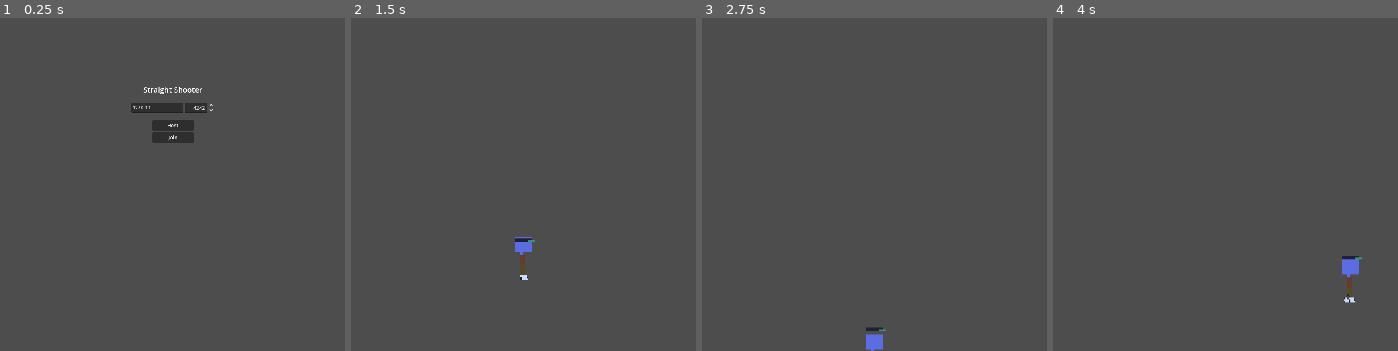
Above: before the commit, frames 1-4 (left to right).
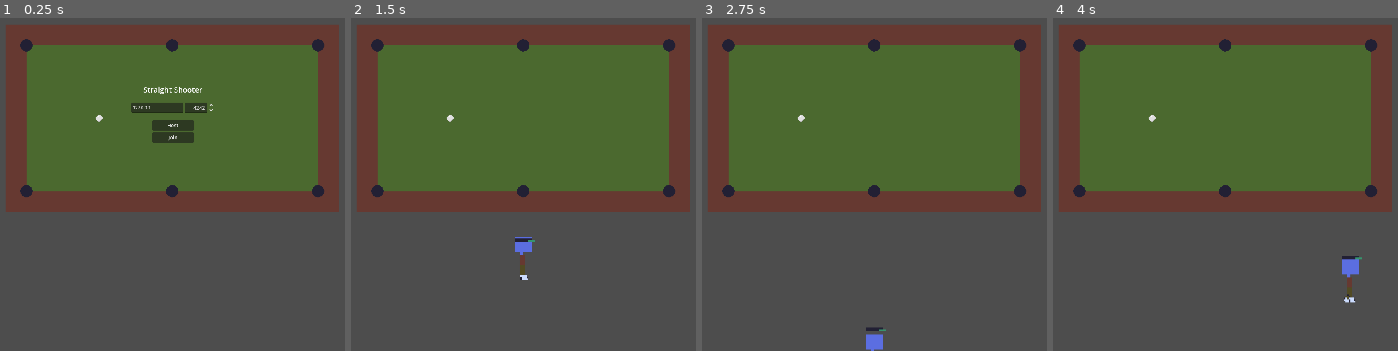
Above: after the commit, the same moments.

Repository: burtonwilliamt/straight-shooter
Game: Godot game, scene res://multiplayer_test.tscn
The game is run twice, just before and just after one commit, with the same random seed, the same clock (stepped at 60 frames per second) and the same inputs.
Inputs (mouse positions are in pixels of both pictures, inside the frame that each line leads up to):
- Up to frame 1 (0.25 s): no input
- Up to frame 2 (1.5 s): tap Enter at 0.5 s; move the mouse to (outside the picture) at 0.52 s; hold D (move_right) 0.53-1.25 s; hold Right mouse button (aim) 0.53-1.25 s; click "Host" at 1.25 s
- Up to frame 3 (2.75 s): tap Space at 2 s; move the mouse to (715, 147) at 2.02 s; hold S (move_down) from 2.03 s (still down); click (715, 147) at 2.1 s
- Up to frame 4 (4 s): move the mouse to (1304, 27) at 2.77 s; release S (move_down) at 2.78 s; hold D (move_right) 2.78-3.53 s; hold Right mouse button (aim) 2.78-3.53 s; move the mouse to (1187, 214) at 3.52 s; hold W (move_up) from 3.53 s (still down); click (1187, 214) at 3.6 s

The runs differ from the first frame. In frame 1, 53% of the frame differs, in the area x 1-99%, y 2-59%; in frame 2, 54%; in frame 3, 54%; in frame 4, 54%.

Commit message:
Pool table

Diff:
--- /dev/null
+++ b/ball.tscn
@@ -0,0 +1,14 @@
+[gd_scene load_steps=3 format=3 uid="uid://dnk0gpk7r1qe2"]
+
+[ext_resource type="Texture2D" uid="uid://cod210n6d2tex" path="res://assets/cue.png" id="1_x8fbi"]
+
+[sub_resource type="CircleShape2D" id="CircleShape2D_41u45"]
+radius = 8.0
+
+[node name="Ball" type="RigidBody2D"]
+
+[node name="CollisionShape2D" type="CollisionShape2D" parent="."]
+shape = SubResource("CircleShape2D_41u45")
+
+[node name="Sprite2D" type="Sprite2D" parent="."]
+texture = ExtResource("1_x8fbi")
--- /dev/null
+++ b/fender.gd
@@ -0,0 +1,7 @@
+@tool
+extends StaticBody2D
+
+@export var length: int = 100:
+    set(new):
+        length = new
+        %Shape.shape.height = new
--- /dev/null
+++ b/fender.tscn
@@ -0,0 +1,14 @@
+[gd_scene load_steps=3 format=3 uid="uid://d1fdpvkco0tl6"]
+
+[ext_resource type="Script" uid="uid://b83r4pnifb1yc" path="res://fender.gd" id="1_ce23x"]
+
+[sub_resource type="CapsuleShape2D" id="CapsuleShape2D_cg702"]
+radius = 5.0
+
+[node name="Fender" type="StaticBody2D"]
+script = ExtResource("1_ce23x")
+
+[node name="Shape" type="CollisionShape2D" parent="."]
+unique_name_in_owner = true
+rotation = 1.5707964
+shape = SubResource("CapsuleShape2D_cg702")
--- a/multiplayer_test.tscn
+++ b/multiplayer_test.tscn
@@ -1,12 +1,16 @@
-[gd_scene load_steps=4 format=3 uid="uid://bhihun1f6h5j3"]
+[gd_scene load_steps=5 format=3 uid="uid://bhihun1f6h5j3"]
 
 [ext_resource type="Script" uid="uid://bg6586htynfq8" path="res://multiplayer_test.gd" id="1_pmoax"]
 [ext_resource type="PackedScene" uid="uid://b1i7gho13et11" path="res://player.tscn" id="2_fk5ul"]
+[ext_resource type="PackedScene" uid="uid://8ju8fp86r8dd" path="res://table.tscn" id="3_pg252"]
 [ext_resource type="Theme" uid="uid://bl7ruhi3880qb" path="res://menu.tres" id="3_q3bjm"]
 
 [node name="Multiplayer_Test" type="Node2D"]
 script = ExtResource("1_pmoax")
 player_scene = ExtResource("2_fk5ul")
+
+[node name="Table" parent="." instance=ExtResource("3_pg252")]
+position = Vector2(958.41455, 520.839)
 
 [node name="PlayerSpawn" type="Node2D" parent="."]
 unique_name_in_owner = true
--- a/player.gd
+++ b/player.gd
@@ -46,10 +46,11 @@
 	$GunRotation/Gun.visible = true
 	var mouse_pos = get_viewport().get_mouse_position()
 	$GunRotation.look_at(mouse_pos)
+	# If the gun is pointed the other way, flip vertically
 	if mouse_pos.x > $GunRotation.global_position.x:
-		$GunRotation/Gun.flip_v = false
+		$GunRotation.scale = Vector2(1,1)
 	else:
-		$GunRotation/Gun.flip_v = true
+		$GunRotation.scale = Vector2(1,-1)
 
 	if Input.is_action_just_pressed("shoot"):
 		$GunRotation/AudioStreamPlayer2D.play()
--- a/player.tscn
+++ b/player.tscn
@@ -98,4 +98,5 @@
 
 [node name="AudioStreamPlayer2D" type="AudioStreamPlayer" parent="GunRotation"]
 stream = ExtResource("4_yvqig")
+volume_db = -30.0
 max_polyphony = 3
--- a/project.godot
+++ b/project.godot
@@ -61,6 +61,10 @@
 ]
 }
 
+[physics]
+
+2d/default_gravity_vector=Vector2(0, 0)
+
 [rendering]
 
 textures/canvas_textures/default_texture_filter=0
--- /dev/null
+++ b/table.tscn
@@ -0,0 +1,39 @@
+[gd_scene load_steps=4 format=3 uid="uid://8ju8fp86r8dd"]
+
+[ext_resource type="Texture2D" uid="uid://cnjosuytresef" path="res://assets/pool-table.png" id="1_v5i0k"]
+[ext_resource type="PackedScene" uid="uid://d1fdpvkco0tl6" path="res://fender.tscn" id="2_kl0hw"]
+[ext_resource type="PackedScene" uid="uid://dnk0gpk7r1qe2" path="res://ball.tscn" id="3_kl0hw"]
+
+[node name="Table" type="Node2D"]
+
+[node name="Sprite2D" type="Sprite2D" parent="."]
+texture = ExtResource("1_v5i0k")
+
+[node name="Fender" parent="." instance=ExtResource("2_kl0hw")]
+position = Vector2(-175, -180)
+length = 320
+
+[node name="Fender2" parent="." instance=ExtResource("2_kl0hw")]
+position = Vector2(175, -180)
+length = 320
+
+[node name="Fender3" parent="." instance=ExtResource("2_kl0hw")]
+position = Vector2(175, 180)
+length = 320
+
+[node name="Fender4" parent="." instance=ExtResource("2_kl0hw")]
+position = Vector2(-175, 180)
+length = 320
+
+[node name="Fender5" parent="." instance=ExtResource("2_kl0hw")]
+position = Vector2(-355, 0)
+rotation = 1.5707964
+length = 320
+
+[node name="Fender6" parent="." instance=ExtResource("2_kl0hw")]
+position = Vector2(355, 0)
+rotation = 1.5707964
+length = 320
+
+[node name="Ball" parent="." instance=ExtResource("3_kl0hw")]
+position = Vector2(-175, 0)
Binary file added: assets/cue.aseprite
Binary file added: assets/cue.png
Not shown, added: assets/cue.png.import
Binary file added: assets/pool-table.aseprite
Binary file added: assets/pool-table.png
Not shown, added: assets/pool-table.png.import
Not shown, added: assets/sounds/balls/pool_ball_1.wav.import
Not shown, added: assets/sounds/balls/pool_ball_2.wav.import
Not shown, added: assets/sounds/balls/pool_ball_3.wav.import
Not shown, added: assets/sounds/balls/pool_ball_4.wav.import
Not shown, added: assets/sounds/balls/pool_ball_pocket_1.wav.import
Not shown, added: assets/sounds/balls/pool_ball_pocket_2.wav.import
(and 10 more such lines)
